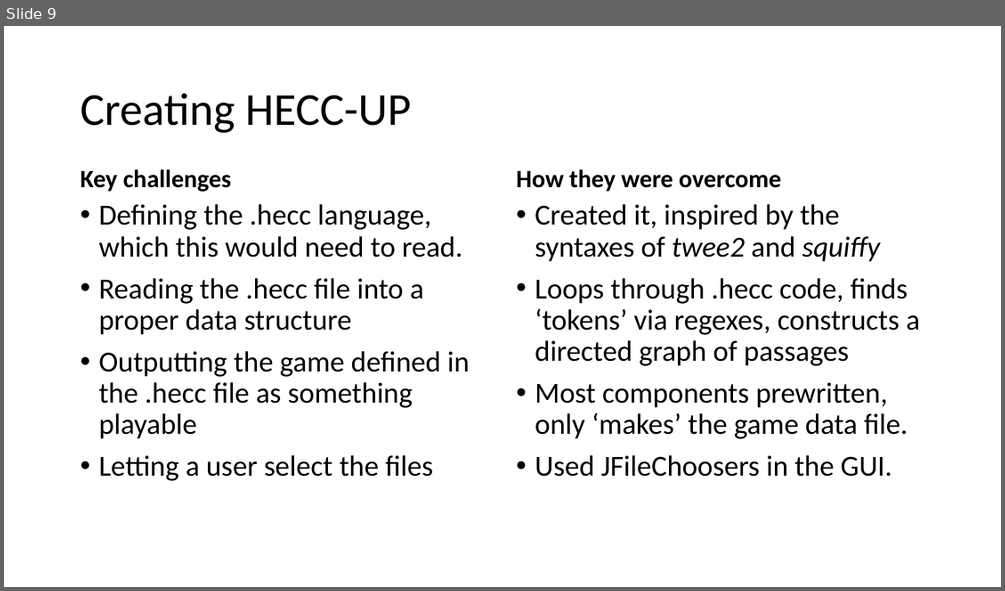
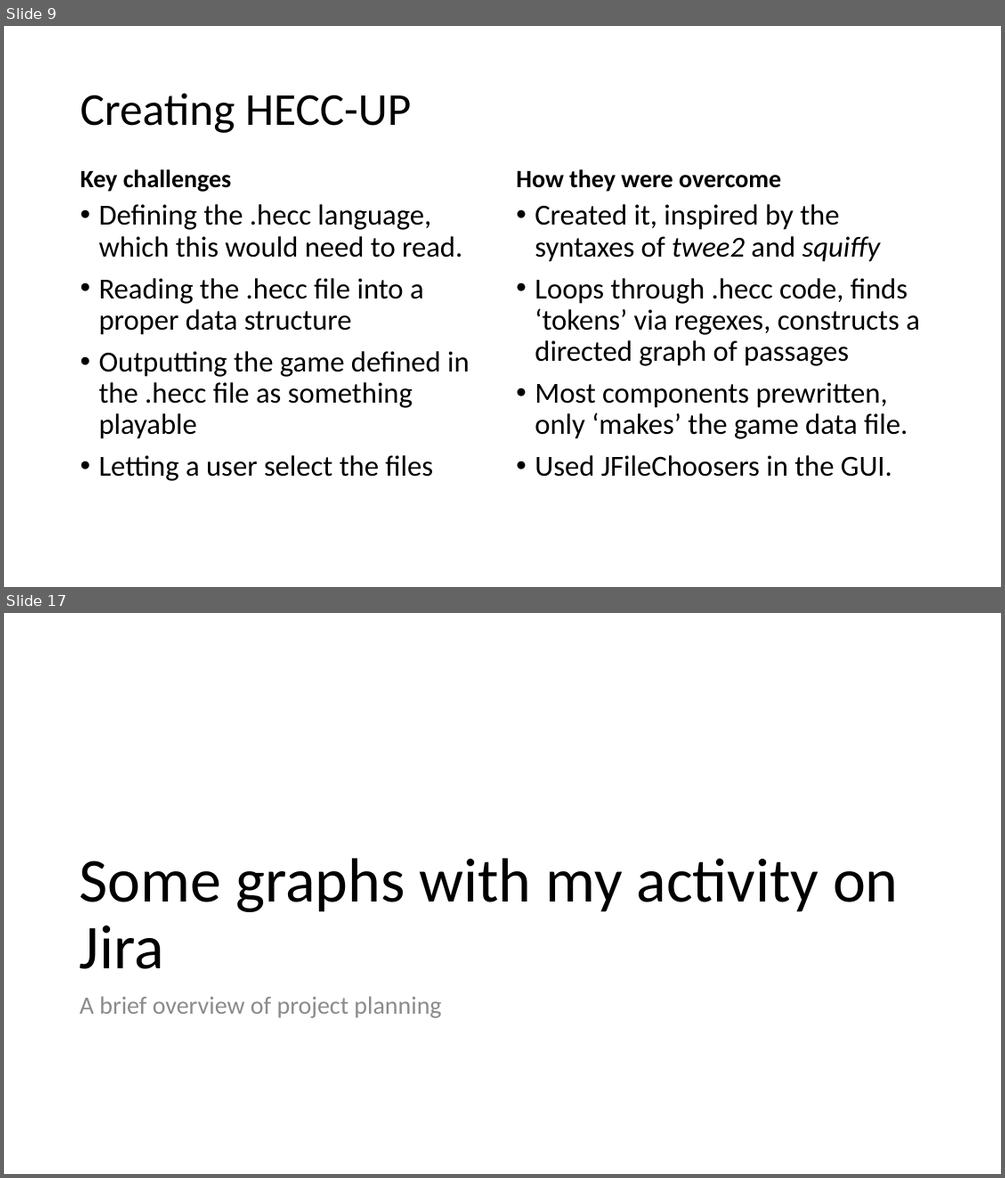
Before and after one commit to 11BelowStudio/HECC-IT, a slide deck: Reports n such/PDO presentation.pptx. Shown one above the other, each under a label of ours: slide 9 before the commit, slides 9 and 17 after it; the slides between them are not shown. The pictures are 1005x591 and 1005x1178 pixels, drawn with LibreOffice and Linux fonts; fonts in the diff are those of the drawing. Boxes give left, top, right and bottom in pixels: in the first picture for what was removed or moved away, otherwise in the second. Text is boxed around its words. In the diff, an @@ line names an element or a change of style, - is before the commit and + after.

```diff
--- a/Reports n such/PDO presentation.pptx
+++ b/Reports n such/PDO presentation.pptx
@@ slide 17 added at box(4, 613, 1001, 1174), background #FFFFFF @@
@@ title added at box(80, 858, 898, 969), 60 pt, text #000000 @@
+Some graphs with my activity on Jira
@@ text added at box(80, 996, 441, 1018), 24 pt, text #8C8C8C @@
+A brief overview of project planning
```
Also in this commit, not shown: 6 slides changed, 11 other slides added, 7 other files.
